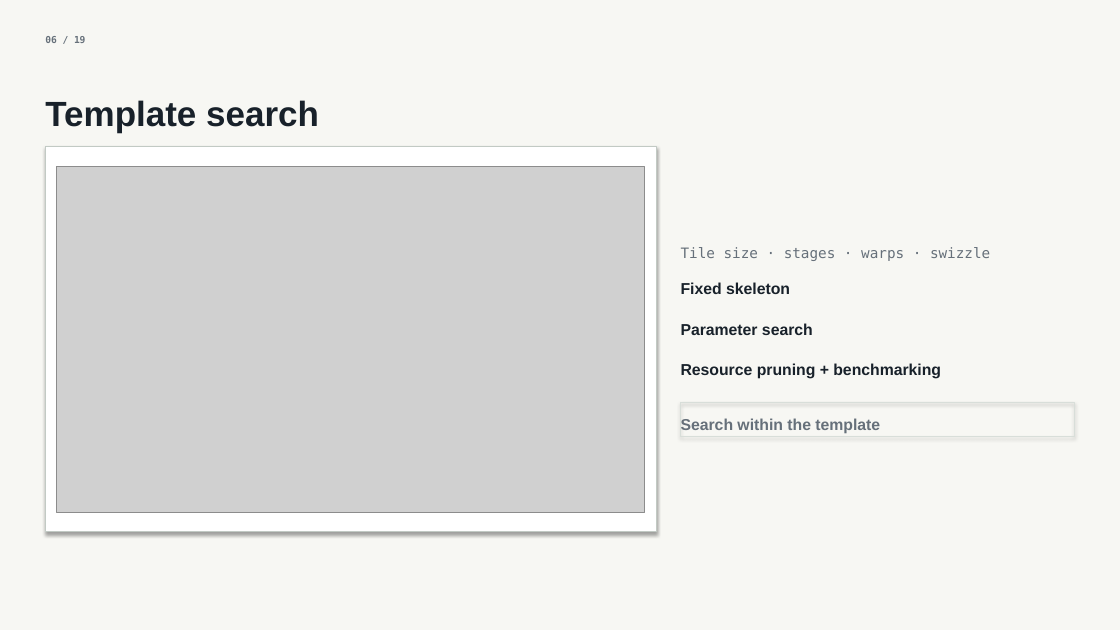
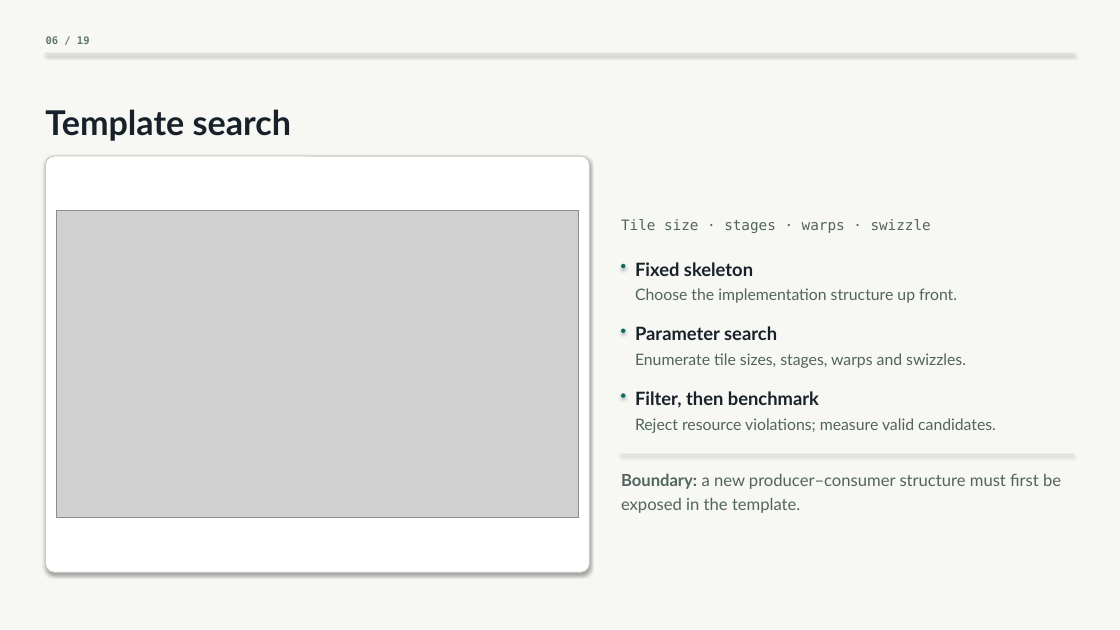
Before and after one commit to SyntaxArchmage/croqtile-tuner-atc26, a slide deck: slide 6 of dist/slides.pptx. Drawn at 1120x630 pixels with LibreOffice and Linux fonts; fonts in the diff are those of the drawing; grey boxes stand for pictures. Boxes give left, top, right and bottom in pixels: in the first picture for what was removed or moved away, otherwise in the second. Text is boxed around its words. In the diff, an @@ line names an element or a change of style, - is before the commit and + after.

```diff
--- a/dist/slides.pptx
+++ b/dist/slides.pptx
@@ text "06 / 19" at bbox=[46, 36, 90, 44]: size 7.9 to 8.6 pt, text colour #66707A to #60756E @@
@@ line added from (46, 53) to (1074, 53), #D8DED9 0.72 pt @@
@@ text "Template search": place and size @@
-text "Template search" at bbox=[45, 100, 319, 132]
+text "Template search" at bbox=[45, 109, 291, 141]
@@ text "Template search" at bbox=[45, 109, 291, 141]: size 28.8 to 28.1 pt, font Arial to Lato @@
@@ rectangle removed at bbox=[46, 147, 656, 532] @@
@@ rounded rectangle added at bbox=[46, 156, 590, 572], fill #FFFFFF, outline #C2CAC4 0.72 pt @@
@@ picture: place and size @@
-picture at bbox=[57, 166, 645, 512]
+picture at bbox=[57, 211, 578, 517]
@@ text "Tile size · stages · ...": place and size @@
-text "Tile size · stages · ..." at bbox=[681, 247, 990, 261]
+text "Tile size · stages · ..." at bbox=[621, 219, 931, 233]
@@ text "Tile size · stages · ..." at bbox=[621, 219, 931, 233]: text colour #66707A to #52645F @@
@@ rounded rectangle added at bbox=[621, 263, 626, 268], fill #0B6B63 @@
@@ text "Fixed skeleton" at bbox=[635, 262, 753, 276]: size 13 to 15.1 pt, font Arial to Lato @@
@@ text "Fixed skeleton": place and size @@
-text "Fixed skeleton" at bbox=[681, 282, 790, 294]
+text "Fixed skeleton" at bbox=[635, 262, 753, 276]
@@ text at bbox=[635, 288, 957, 303]: text changed; font Arial to Lato; text colour #66707A to #52645F; bold off @@
-Search within the template
+Choose the implementation structure up front.
@@ rounded rectangle added at bbox=[621, 328, 626, 332], fill #0B6B63 @@
@@ text "Parameter search": place and size @@
-text "Parameter search" at bbox=[681, 323, 813, 335]
+text "Parameter search" at bbox=[635, 326, 777, 340]
@@ text "Parameter search" at bbox=[635, 326, 777, 340]: size 13 to 15.1 pt, font Arial to Lato @@
@@ text added at bbox=[635, 353, 966, 368], 13 pt, text #52645F @@
+Enumerate tile sizes, stages, warps and swizzles.
@@ text removed at bbox=[681, 363, 941, 379] @@
-Resource pruning + benchmarking
@@ rounded rectangle added at bbox=[621, 394, 626, 398], fill #0B6B63 @@
@@ text added at bbox=[635, 391, 819, 408], 15.1 pt, text #18212A, bold @@
+Filter, then benchmark
@@ text added at bbox=[635, 418, 996, 433], 13 pt, text #52645F @@
+Reject resource violations; measure valid candidates.
@@ rectangle removed at bbox=[681, 402, 1074, 437] @@
@@ line added from (621, 455) to (1074, 455), #D8DED9 0.72 pt @@
@@ text added at bbox=[621, 473, 697, 489], 13.7 pt, text #52645F, bold @@
+Boundary:
@@ text added at bbox=[702, 473, 1061, 489], 13.7 pt, text #52645F @@
+a new producer–consumer structure must first be
@@ text added at bbox=[621, 497, 800, 513], 13.7 pt, text #52645F @@
+exposed in the template.
```
Also in this commit, not shown: 18 other slides changed, 40 other files.
